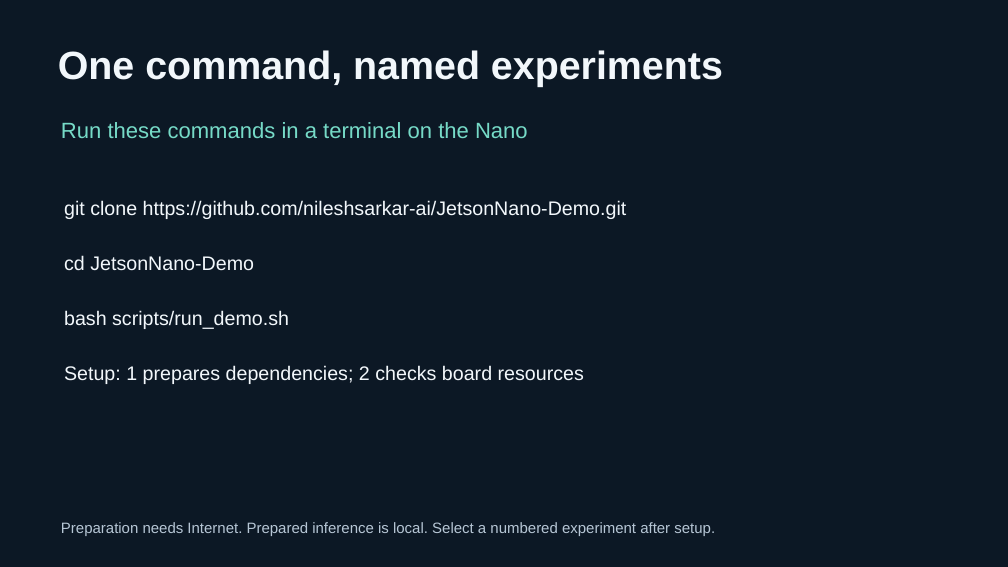
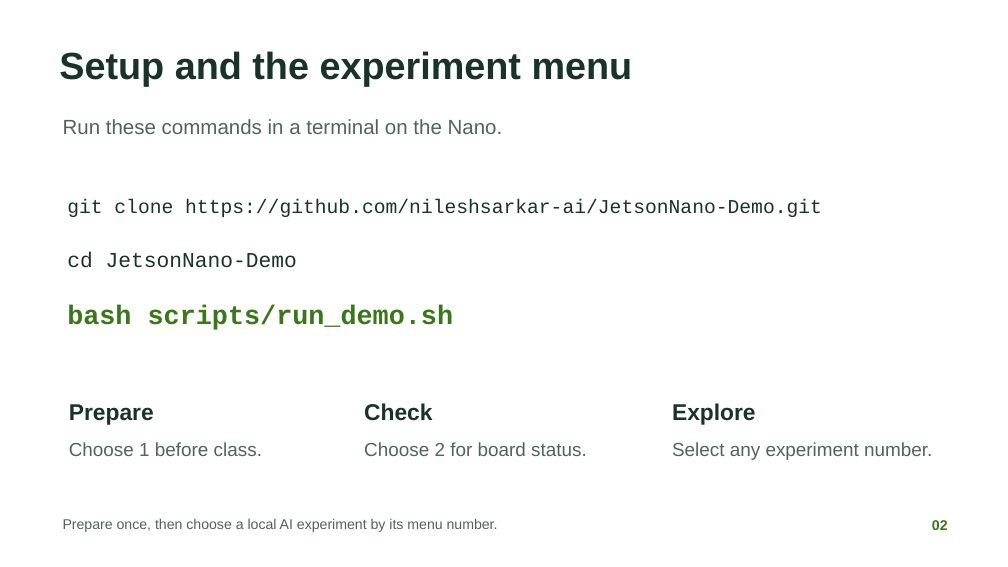
Before and after one commit to nileshsarkar-ai/JetsonNano-Demo, a slide deck: slide 2 of docs/Jetson_Nano_Local_AI_Experiments.pptx. Drawn at 1008x567 pixels with LibreOffice and Linux fonts; fonts in the diff are those of the drawing. Boxes give left, top, right and bottom in pixels: in the first picture for what was removed or moved away, otherwise in the second. Text is boxed around its words. In the diff, an @@ line names an element or a change of style, - is before the commit and + after.

Commit message:
Redesign classroom slides and video in light mode; add two local conversation demos

```diff
--- a/docs/Jetson_Nano_Local_AI_Experiments.pptx
+++ b/docs/Jetson_Nano_Local_AI_Experiments.pptx
@@ background #0C1825 to #FFFFFF @@
@@ text removed at (58,50,723,87) @@
-One command, named experiments
@@ text added at (59,51,633,86), 36 pt, text #19332A, bold @@
+Setup and the experiment menu
@@ text at (63,119,503,134): text changed; size 21 to 19.5 pt; text colour #76DAC7 to #52635B @@
-Run these commands in a terminal on the Nano
+Run these commands in a terminal on the Nano.
@@ text "git clone https://github.com/nileshsarkar-ai/JetsonNano-Demo ..." at (67,200,822,217): font Arial to Courier New, text colour #F2F7FB to #19332A @@
@@ text "cd JetsonNano-Demo" at (67,252,297,268): size 18.8 to 20.2 pt, font Arial to Courier New, text colour #F2F7FB to #19332A @@
@@ text "bash scripts/run_demo.sh" at (67,306,453,330): size 18.8 to 25.5 pt, font Arial to Courier New, text colour #F2F7FB to #397718, bold on @@
@@ text removed at (64,365,584,384) @@
-Setup: 1 prepares dependencies; 2 checks board resources
@@ text added at (69,404,154,425), 21.8 pt, text #19332A, bold @@
+Prepare
@@ text added at (364,403,432,421), 21.8 pt, text #19332A, bold @@
+Check
@@ text added at (672,403,756,425), 21.8 pt, text #19332A, bold @@
+Explore
@@ text added at (69,442,262,456), 18 pt, text #52635B @@
+Choose 1 before class.
@@ text added at (364,442,587,456), 18 pt, text #52635B @@
+Choose 2 for board status.
@@ text added at (672,442,932,460), 18 pt, text #52635B @@
+Select any experiment number.
@@ text removed at (61,522,715,536) @@
-Preparation needs Internet. Prepared inference is local. Select a numbered experiment after setup.
@@ text added at (63,518,498,532), 13.5 pt, text #52635B @@
+Prepare once, then choose a local AI experiment by its menu number.
@@ text added at (932,520,948,530), 13.5 pt, text #397718, bold @@
+02
```
Also in this commit, not shown: 1 other slide changed, 8 slides added, 7 slides removed, 15 other files.
